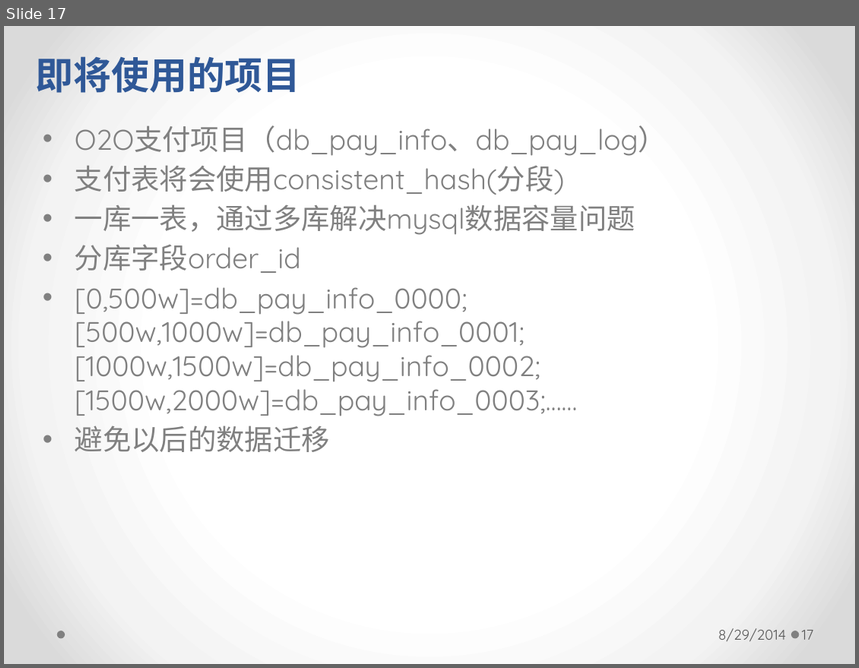
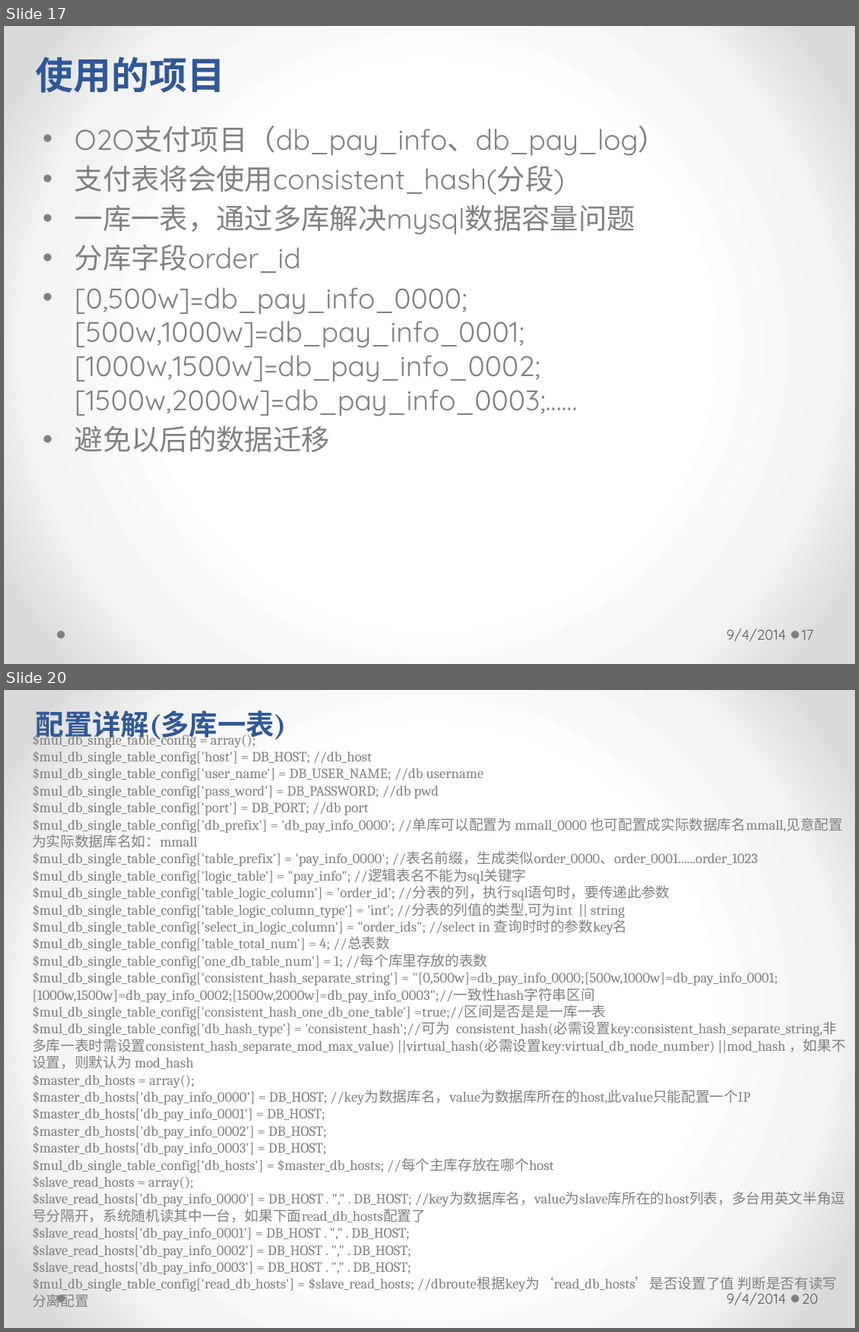
Before and after one commit to longhaisheng/dbroute, a slide deck: dbroute.pptx. Shown one above the other, each under a label of ours: slide 17 before the commit, slides 17 and 20 after it; the slides between them are not shown. The pictures are 859x668 and 859x1332 pixels, drawn with LibreOffice and Linux fonts; fonts in the diff are those of the drawing. Boxes give left, top, right and bottom in pixels: in the first picture for what was removed or moved away, otherwise in the second. Text is boxed around its words. In the diff, an @@ line names an element or a change of style, - is before the commit and + after.

```diff
--- a/dbroute.pptx
+++ b/dbroute.pptx
@@ slide 20 added at (4, 690, 855, 1328), background gradient #FFFFFF to #F4F4F4 to #DADADA; not listed: 2 template elements that a slide beside it also shows @@
@@ text added at (36, 711, 286, 742), 24 pt, text #2F5897, bold @@
+配置详解(多库一表)
@@ text added at (32, 732, 846, 1308), 12 pt, text #808080 @@
+$mul_db_single_table_config = array();
+$mul_db_single_table_config['host'] = DB_HOST; //db_host
+$mul_db_single_table_config['user_name'] = DB_USER_NAME; //db username
+$mul_db_single_table_config['pass_word'] = DB_PASSWORD; //db pwd
+$mul_db_single_table_config['port'] = DB_PORT; //db port
+$mul_db_single_table_config['db_prefix'] = 'db_pay_info_0000'; //单库可以配置为 mmall_0000 也可配置成实际数据库名mmall,见意配置为实际数据库名如：mmall
+$mul_db_single_table_config['table_prefix'] = 'pay_info_0000'; //表名前缀，生成类似order_0000、order_0001......order_1023
+$mul_db_single_table_config['logic_table'] = "pay_info"; //逻辑表名不能为sql关键字
+$mul_db_single_table_config['table_logic_column'] = 'order_id'; //分表的列，执行sql语句时，要传递此参数
+$mul_db_single_table_config['table_logic_column_type'] = 'int'; //分表的列值的类型,可为int || string
+$mul_db_single_table_config['select_in_logic_column'] = "order_ids"; //select in 查询时时的参数key名
+$mul_db_single_table_config['table_total_num'] = 4; //总表数
+$mul_db_single_table_config['one_db_table_num'] = 1; //每个库里存放的表数
+$mul_db_single_table_config['consistent_hash_separate_string'] = "[0,500w]=db_pay_info_0000;[500w,1000w]=db_pay_info_0001;[1000w,1500w]=db_pay_info_0002;[1500w,2000w]=db_pay_info_0003";//一致性hash字符串区间
+$mul_db_single_table_config['consistent_hash_one_db_one_table'] =true;//区间是否是是一库一表
+$mul_db_single_table_config['db_hash_type'] = 'consistent_hash';//可为 consistent_hash(必需设置key:consistent_hash_separate_string,非多库一表时需设置consistent_hash_separate_mod_max_value) ||virtual_hash(必需设置key:virtual_db_node_number) ||mod_hash ，如果不设置，则默认为 mod_hash
+$master_db_hosts = array();
+$master_db_hosts['db_pay_info_0000'] = DB_HOST; //key为数据库名，value为数据库所在的host,此value只能配置一个IP
+$master_db_hosts['db_pay_info_0001'] = DB_HOST;
+$master_db_hosts['db_pay_info_0002'] = DB_HOST;
+$master_db_hosts['db_pay_info_0003'] = DB_HOST;
+$mul_db_single_table_config['db_hosts'] = $master_db_hosts; //每个主库存放在哪个host
+$slave_read_hosts = array();
+$slave_read_hosts['db_pay_info_0000'] = DB_HOST . "," . DB_HOST; //key为数据库名，value为slave库所在的host列表，多台用英文半角逗号分隔开，系统随机读其中一台，如果下面read_db_hosts配置了
+$slave_read_hosts['db_pay_info_0001'] = DB_HOST . "," . DB_HOST;
+$slave_read_hosts['db_pay_info_0002'] = DB_HOST . "," . DB_HOST;
+$slave_read_hosts['db_pay_info_0003'] = DB_HOST . "," . DB_HOST;
+$mul_db_single_table_config['read_db_hosts'] = $slave_read_hosts; //dbroute根据key为‘read_db_hosts’是否设置了值 判断是否有读写分离配置
@@ text added at (727, 1289, 786, 1306), 12 pt, text #595959 @@
+9/4/2014
@@ page number added at (802, 1289, 819, 1304), 12 pt, text #595959 @@
+20
@@ slide 17 changed as well @@
@@ text at (36, 57, 225, 93): text changed @@
-即将使用的项目
+使用的项目
@@ text at (727, 629, 786, 642): text changed @@
-8/29/2014
+9/4/2014
```
Also in this commit, not shown: 28 other slides changed, 2 other slides added.
